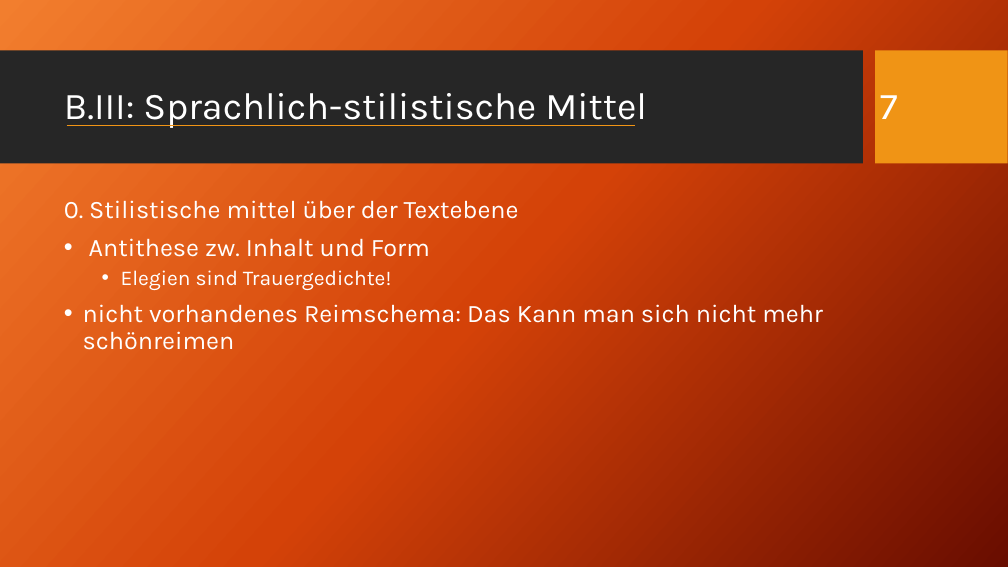
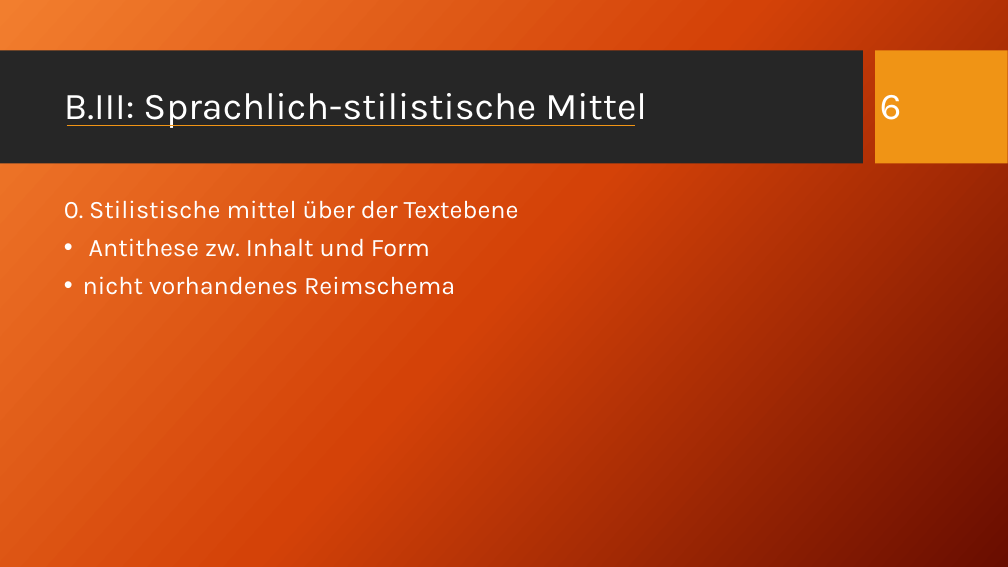
Before and after one commit to akb1154/REF-D-CG-6N, a slide deck: slide 6 of pptx/Goethe - Römische Elegien V.pptx (slide 7 before the commit). Drawn at 1008x567 pixels with LibreOffice and Linux fonts; fonts in the diff are those of the drawing; background and template pictures are left out. Boxes give left, top, right and bottom in pixels: in the first picture for what was removed or moved away, otherwise in the second. Text is boxed around its words. In the diff, an @@ line names an element or a change of style, - is before the commit and + after.

```diff
--- a/pptx/Goethe - Römische Elegien V.pptx
+++ b/pptx/Goethe - Römische Elegien V.pptx
@@ title at (64,93,902,128): text changed @@
-B.III: Sprachlich-stilistische Mittel 7
+B.III: Sprachlich-stilistische Mittel 6
@@ text at (83,276,455,295): text changed @@
-  • Elegien sind Trauergedichte!
-• nicht vorhandenes Reimschema: Das Kann man sich nicht mehr schönreimen
+• nicht vorhandenes Reimschema
```
Also in this commit, not shown: 9 other slides changed, 1 slide removed, 5 other files.
